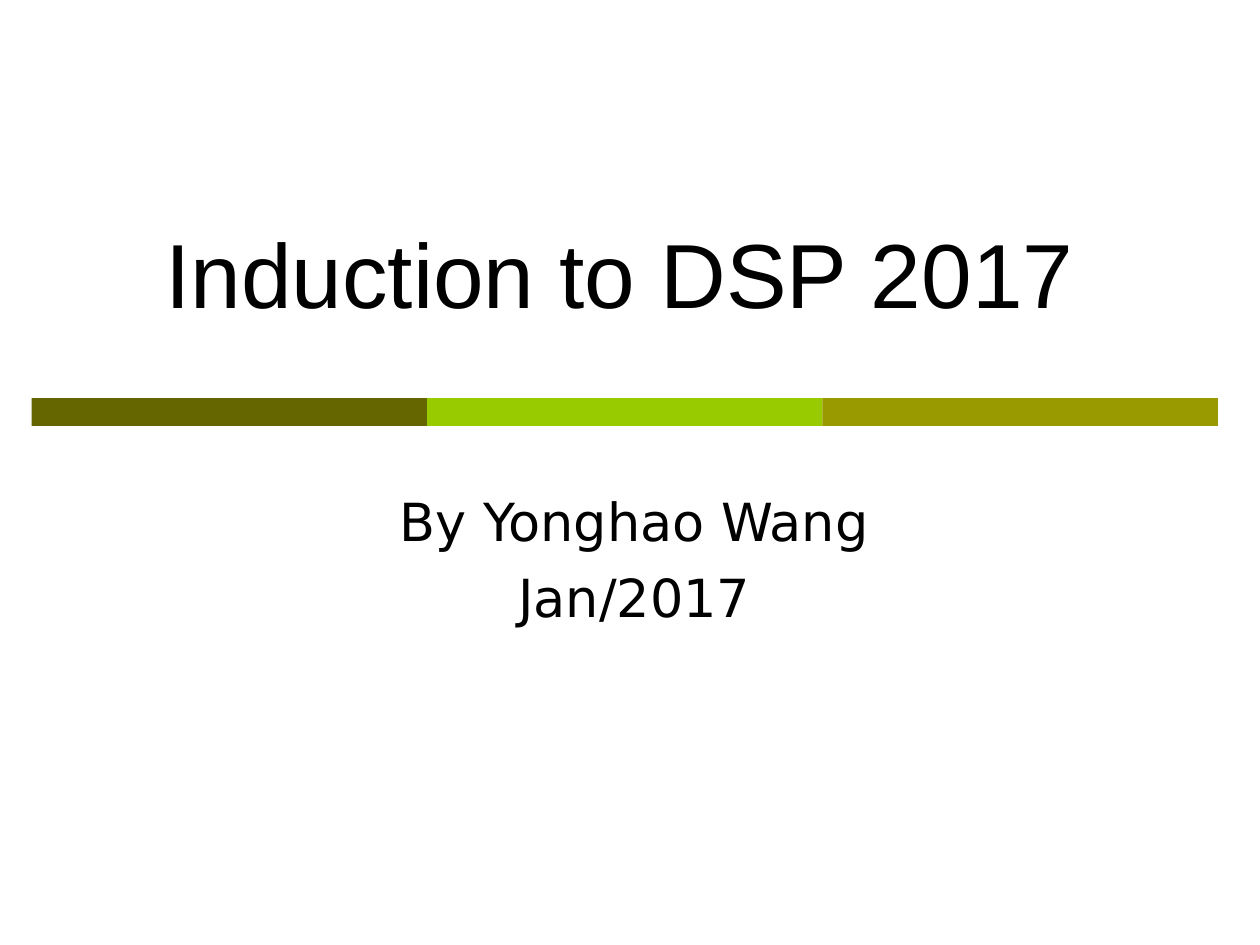
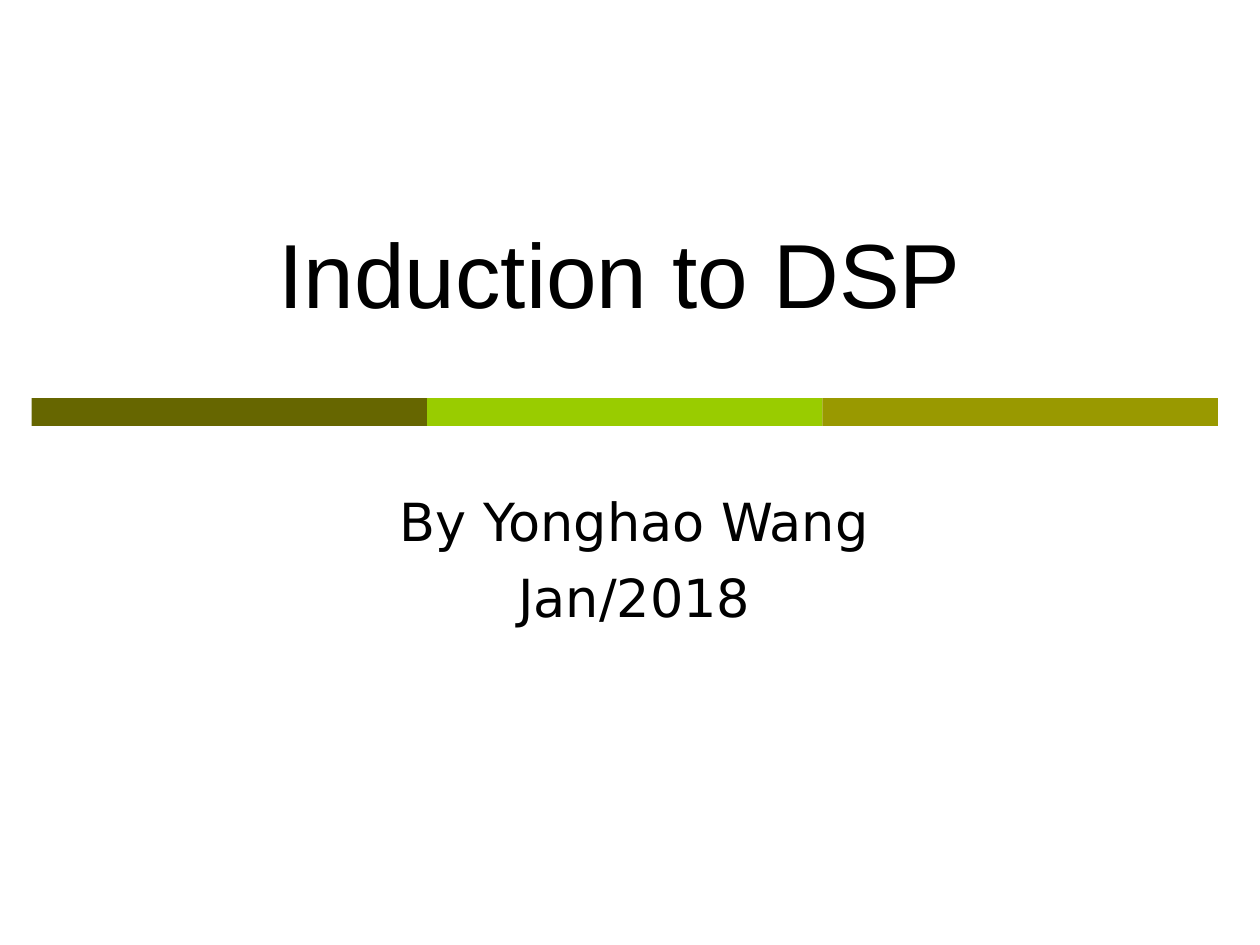
Before and after one commit to wyonghao/wyonghao.github.io, a slide deck: slide 1 of DSP2018/Lectures/A00_DSP Induction to the Module.ppt. Drawn at 1260x945 pixels with LibreOffice and Linux fonts; fonts in the diff are those of the drawing. Boxes give left, top, right and bottom in pixels: in the first picture for what was removed or moved away, otherwise in the second. Text is boxed around its words. In the diff, an @@ line names an element or a change of style, - is before the commit and + after.

```diff
--- a/DSP2018/Lectures/A00_DSP Induction to the Module.ppt
+++ b/DSP2018/Lectures/A00_DSP Induction to the Module.ppt
@@ title at (279, 242, 960, 309): text changed @@
-Induction to DSP 2017
+Induction to DSP
@@ subtitle at (518, 578, 750, 627): text changed @@
-Jan/2017
+Jan/2018
```
Also in this commit, not shown: 1 other slide changed.
